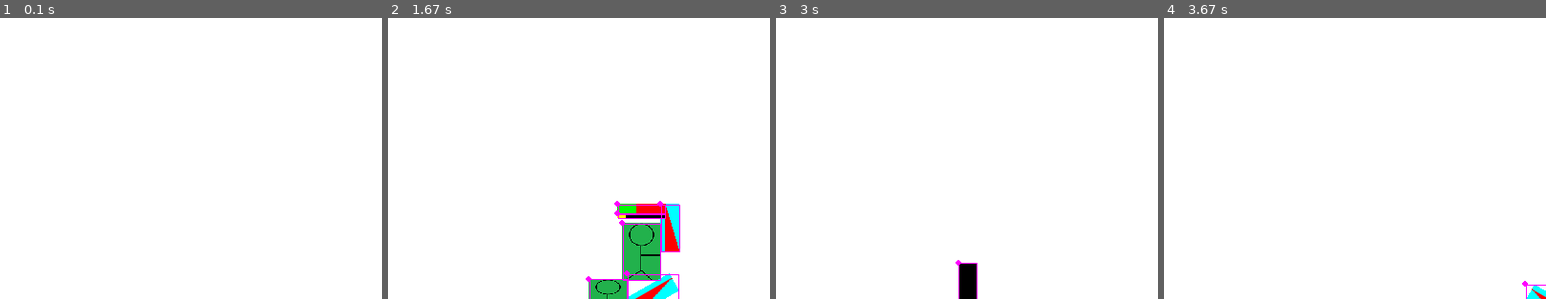
Above: before the commit, frames 1-4 (left to right).
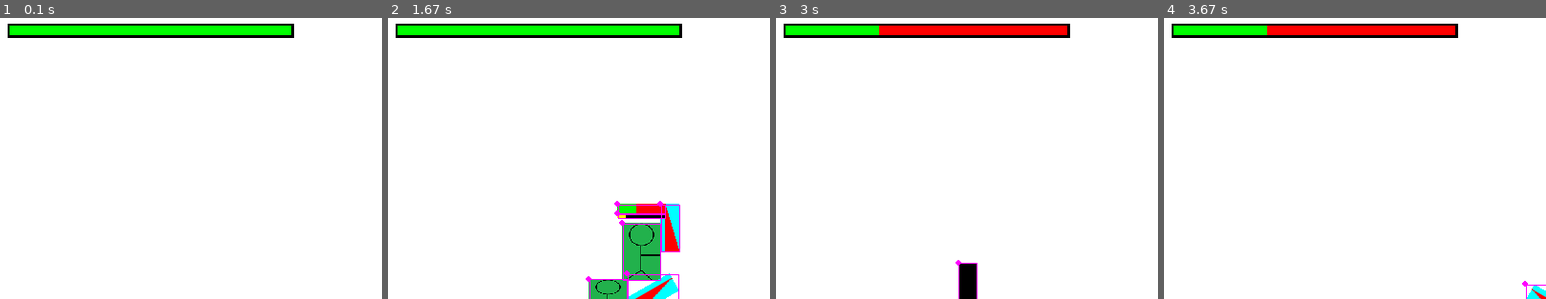
Above: after the commit, the same moments.

Repository: salfk23/2drpg_pygame
Game: pygame game, started from main.py
Two runs of this game, one before a commit and one after it. Both use one fixed random seed, a clock stepped at 60 frames per second and the inputs below.
Inputs:
- Up to frame 1 (0.1 s): no input
- Up to frame 2 (1.67 s): tap F at 0.33, 0.73, 1.03, 1.23, 1.57 s; hold D 0.67-1.13 s; tap J at 0.82 s; hold W 1.17-1.47 s; tap I at 1.32 s; hold D from 1.5 s (still down)
- Up to frame 3 (3 s): tap F at 1.87, 2.07, 2.37, 2.63, 2.97 s; release D at 1.97 s; hold A 2-2.53 s; tap J at 2.15 s; hold S 2.57-2.87 s; tap I at 2.72 s; hold A from 2.9 s (still down)
- Up to frame 4 (3.67 s): tap F at 3.27, 3.4 s; release A at 3.3 s; hold W from 3.33 s (still down); tap J at 3.48 s
The pictures show only the part of the screen within x 2-52%, y 0-50%; the shares and areas given below are measured in that part.

The runs differ from the first frame. In frame 1, 3.8% of the frame differs, in the area x 2-77%, y 2-8%; in frame 2, 3.8%; in frame 3, 3.8%; in frame 4, 3.8%.

Commit message:
Added UI entity and Player Healthbar

Diff:
--- a/game_engine/entities/entity.py
+++ b/game_engine/entities/entity.py
@@ -177,6 +177,18 @@
       self._direction = value
       self.on_direction_change()
 
+
+class UIEntity(Entity, ColoredEntity):
+  def __init__(self, position:pygame.Vector2, size:Size2D):
+    super().__init__(position, size)
+    self.color = Colors.BLUE
+    self.name = "UI"
+    self.show = True
+    self.sprite.fill(self.color)
+  def on_color_change(self):
+      pass
+  def update(self):
+    pass
 class EntityManagerInstance(IManager[Entity]):
     def __init__(self):
         """Create a new EntityManager instance.
@@ -184,6 +196,7 @@
             screen_size (tuple[int, int]): A tuple of the screen width and height.
         """
         self._entities: dict[int, Entity] = {}
+        self._ui_components: dict[int, UIEntity] = {}
         self._remove_list: list[Entity] = []
         self._add_list: list[Entity] = []
         self.config = Config.instance()
@@ -194,6 +207,10 @@
         return self._entities
 
     @property
+    def ui_components(self):
+        return self._ui_components
+
+    @property
     def position(self):
         if self.focused_entity is not None:
             return pygame.Vector2(self.focused_entity.rect.center)
@@ -203,9 +220,13 @@
     def commit(self):
         for entity in self._remove_list:
             self._entities.pop(id(entity), None)
+            self._ui_components.pop(id(entity), None)
         self._remove_list.clear()
         for entity in self._add_list:
-            self._entities[id(entity)] = entity
+            if isinstance(entity, UIEntity):
+                self._ui_components[id(entity)] = entity
+            else:
+              self._entities[id(entity)] = entity
         self._add_list.clear()
 
     def get_on_screen(self):
@@ -221,6 +242,13 @@
             if entity.on_screen(self.camera_position, self.config.screen_dimension)
         ]
 
+    def get_ui(self):
+        return [
+            entity
+            for entity in self.ui_components.values()
+            if entity.show
+        ]
+
     def get_near(self, entity: Entity, radius: int):
         return [
             item
@@ -230,8 +258,12 @@
         ]
 
     def get_all(self):
-        values: list[Entity] = self.entities.values()
-        return values
+        lists = []
+        entities: list[Entity] = self.entities.values()
+        uis : list[UIEntity] = self.ui_components.values()
+        lists.extend(entities)
+        lists.extend(uis)
+        return lists
 
     def get_of_type(self, entity_type: type):
         return [
--- /dev/null
+++ b/game_engine/entities/ui.py
@@ -0,0 +1,25 @@
+
+import pygame
+from game_engine.entities.characters import Statusbar
+from game_engine.entities.entity import UIEntity
+from game_engine.entities.state import Hurtable
+from game_engine.helpers import Colors, Size2D
+
+
+class PlayerHealthBar(UIEntity):
+  def __init__(self, position: pygame.Vector2, size: Size2D):
+      super().__init__(position, size)
+      self.watched = Hurtable(10, 100)
+      self.healthbar = Statusbar((size[0]-5, size[1]-5))
+      self.sprite.fill(Colors.BLACK)
+      self.sprite.blit(self.healthbar.sprite, (2, 2))
+
+  def watch_hurtable(self, hurtable: Hurtable):
+    self.watched = hurtable
+
+
+  def update(self):
+    self.healthbar.current = self.watched.health
+    self.healthbar.max = self.watched.max_health
+    self.sprite.fill(Colors.BLACK)
+    self.sprite.blit(self.healthbar.sprite, (2, 2))
--- a/game_engine/renderer.py
+++ b/game_engine/renderer.py
@@ -49,6 +49,8 @@
             pygame.draw.circle(self.window, Colors.PURPLE, entity.position+offset, 3)
             pygame.draw.rect(self.window, Colors.PURPLE, entity.sprite.get_rect(topleft=entity.position+offset), 1)  # The rect.
 
+        for ui in self.entity_manager.get_ui():
+            self.window.blit(ui.sprite, ui.position)
         pygame.display.update()
 
 
--- a/main.py
+++ b/main.py
@@ -5,6 +5,7 @@
 from game_engine.entities.entity import ColoredEntity, Entity
 from game_engine.entities.particles import ExplosionParticle
 from game_engine.entities.state import Solid
+from game_engine.entities.ui import PlayerHealthBar
 from game_engine.helpers import Colors, Direction, Size2D
 import game_engine.helpers as helpers
 
@@ -75,6 +76,7 @@
             ExplosionParticle.create_particles(pygame.Vector2(center), 35, Colors.YELLOW, (2, 10), (0.1, 3))
             ExplosionParticle.create_particles(pygame.Vector2(center), 35, Colors.GREEN, (2, 10), (0.1, 3))
             death_sound.play()
+            self.health = 0
             self.remove = True
 
 class MovableBox2(Enemy, ColoredEntity):
@@ -169,11 +171,14 @@
     en.name = "Enemy"
     en.direction = False
     mb.color = Colors.BLUE
+    phb = PlayerHealthBar((25,15),(300,15))
+    phb.watch_hurtable(mb)
     wall.name = "Wall"
     em.add(ground)
     em.add(wall)
     em.add(mb)
     em.add(en)
+    em.add(phb)
     em.focused_entity = mb
     fm = FollowingMouse(pygame.Vector2(50, 50), (10, 10))
     fm.name = "FollowingMouse"
